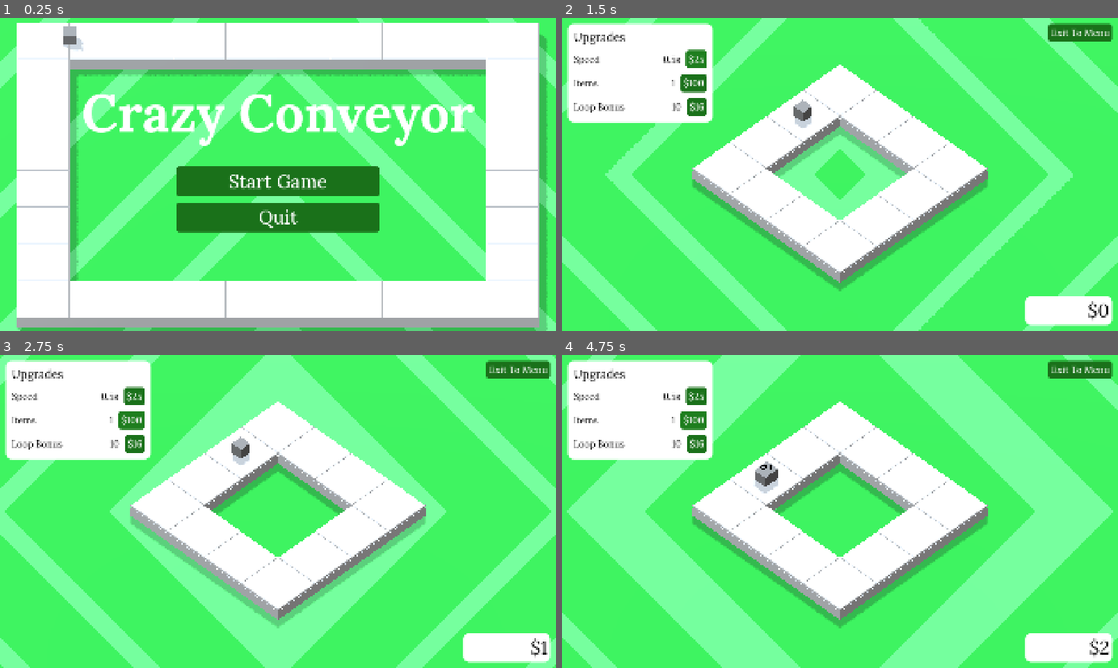
Above: before the commit, frames 1-4 (two rows, left to right).
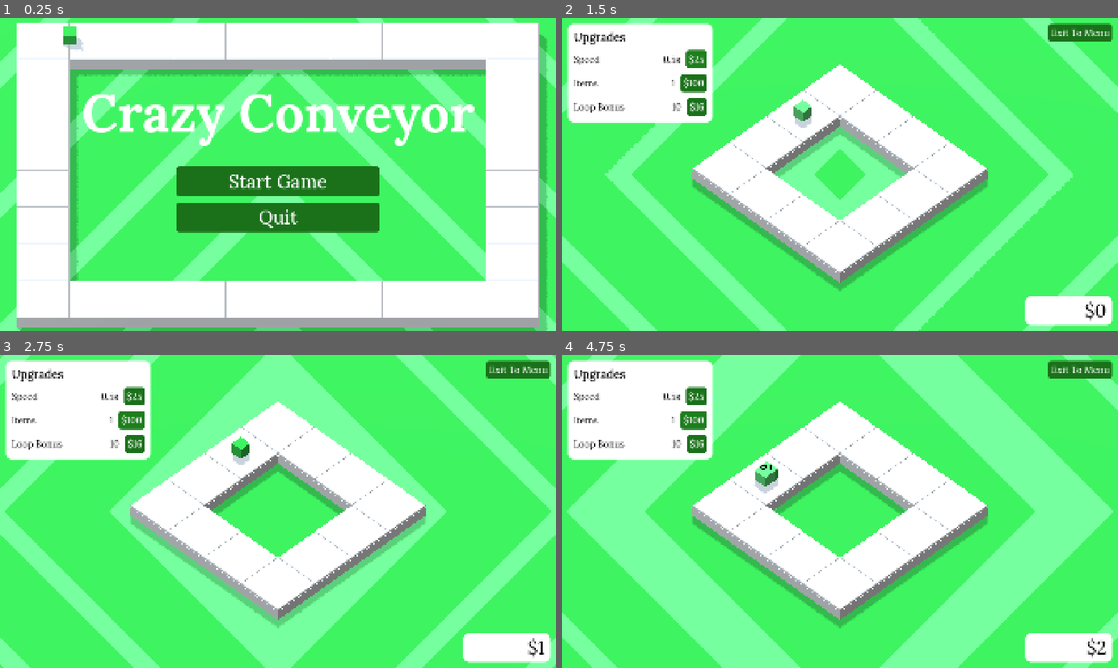
Above: after the commit, the same moments.

Repository: billyhawkes/crazy-conveyer
Game: Godot game, scene res://scenes/main_menu.tscn
Same seed, same stepped clock (60 frames per second), same inputs: the game is played once before the commit and once after it.
Inputs:
- Up to frame 1 (0.25 s): no input
- Up to frame 2 (1.5 s): click "Start Game" at 0.5 s; click "$25" at 1.25 s
- Up to frame 3 (2.75 s): click "$100" at 2 s
- Up to frame 4 (4.75 s): click "$16" at 2.75 s; click "$25" at 3.5 s; click "$100" at 4.25 s

The runs differ from the first frame. In frame 1, 0.1% of the frame differs, in the area x 11-14%, y 2-9%; in frame 2, 0.4%; in frame 3, 0.4%; in frame 4, 0.5%, in the area x 2-99%, y 4-97%.

Commit message:
feat: improve headers, cube shader

Diff:
--- a/scenes/game.tscn
+++ b/scenes/game.tscn
@@ -1,9 +1,16 @@
-[gd_scene load_steps=12 format=3 uid="uid://c8thehv1woo4s"]
+[gd_scene load_steps=14 format=3 uid="uid://c8thehv1woo4s"]
 
 [ext_resource type="Script" uid="uid://cdfla3r2u631f" path="res://scenes/game.gd" id="1_e2o6t"]
 [ext_resource type="Script" uid="uid://denpngadj7tqh" path="res://scenes/hud.gd" id="2_e2o6t"]
 [ext_resource type="Theme" uid="uid://dmcn8ld0wnxje" path="res://interface/theme.tres" id="3_feb5d"]
+[ext_resource type="FontFile" uid="uid://bcoio51qypcjt" path="res://assets/Lora-VariableFont_wght.ttf" id="4_iywne"]
 [ext_resource type="Shader" uid="uid://de8scoecvns1c" path="res://shaders/squares.gdshader" id="4_lbhrr"]
+
+[sub_resource type="FontVariation" id="FontVariation_p57ef"]
+base_font = ExtResource("4_iywne")
+variation_opentype = {
+2003265652: 500
+}
 
 [sub_resource type="ShaderMaterial" id="ShaderMaterial_iywne"]
 render_priority = 0
@@ -61,8 +68,8 @@
 anchors_preset = -1
 anchor_right = 1.0
 anchor_bottom = 1.0
-offset_left = 10.0
-offset_right = -10.0
+offset_left = 20.0
+offset_right = -20.0
 grow_horizontal = 2
 grow_vertical = 2
 theme_override_font_sizes/font_size = 64
@@ -100,6 +107,7 @@
 [node name="Title" type="Label" parent="HUD/UpgradeMenu/Panel/MarginContainer/VBoxContainer"]
 layout_mode = 2
 size_flags_horizontal = 3
+theme_override_fonts/font = SubResource("FontVariation_p57ef")
 theme_override_font_sizes/font_size = 40
 text = "Upgrades"
 
--- a/scenes/item.tscn
+++ b/scenes/item.tscn
@@ -1,8 +1,14 @@
-[gd_scene load_steps=3 format=3 uid="uid://cne1vytdqkooy"]
+[gd_scene load_steps=5 format=3 uid="uid://cne1vytdqkooy"]
 
 [ext_resource type="Script" uid="uid://dmfai8t6fgtgx" path="res://scenes/item.gd" id="1_tnite"]
+[ext_resource type="Shader" uid="uid://diadxwhiviik2" path="res://shaders/stripes.gdshader" id="2_s8enn"]
+
+[sub_resource type="ShaderMaterial" id="ShaderMaterial_6muww"]
+render_priority = 0
+shader = ExtResource("2_s8enn")
 
 [sub_resource type="BoxMesh" id="BoxMesh_vpy52"]
+material = SubResource("ShaderMaterial_6muww")
 
 [node name="Item" type="Node3D"]
 script = ExtResource("1_tnite")
--- a/scenes/track.tscn
+++ b/scenes/track.tscn
@@ -1,11 +1,18 @@
-[gd_scene load_steps=5 format=3 uid="uid://kmmopcj4rtju"]
+[gd_scene load_steps=7 format=3 uid="uid://kmmopcj4rtju"]
 
 [ext_resource type="ArrayMesh" uid="uid://c51wanx2n6f4t" path="res://assets/meshes/track.res" id="1_mll3j"]
 [ext_resource type="Script" uid="uid://b1yhqhf3e7uv7" path="res://scenes/track.gd" id="1_phvr8"]
 [ext_resource type="Theme" uid="uid://dmcn8ld0wnxje" path="res://interface/theme.tres" id="3_bcvet"]
+[ext_resource type="FontFile" uid="uid://bcoio51qypcjt" path="res://assets/Lora-VariableFont_wght.ttf" id="4_cb0s1"]
 
 [sub_resource type="ConcavePolygonShape3D" id="ConcavePolygonShape3D_phvr8"]
 data = PackedVector3Array(1, 0.4297, -1, -0.95519996, 0.4303, -0.95519996, -1, 0.4297, -1, 1, 0.4297, -1, 0.95519996, 0 …(5516 unchanged characters)…
+
+[sub_resource type="FontVariation" id="FontVariation_idyj8"]
+base_font = ExtResource("4_cb0s1")
+variation_opentype = {
+2003265652: 500
+}
 
 [node name="Track" type="StaticBody3D" groups=["Track"]]
 script = ExtResource("1_phvr8")
@@ -54,6 +61,7 @@
 unique_name_in_owner = true
 layout_mode = 2
 size_flags_horizontal = 3
+theme_override_fonts/font = SubResource("FontVariation_idyj8")
 theme_override_font_sizes/font_size = 40
 text = "Track"
 
